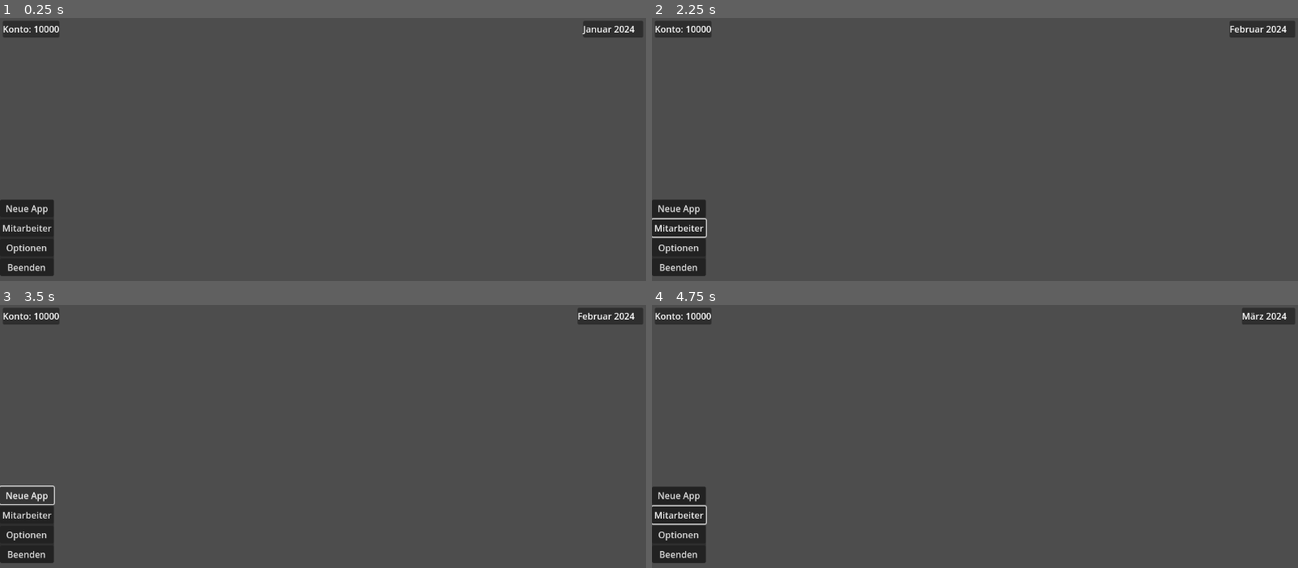
Above: before the commit, frames 1-4 (two rows, left to right).
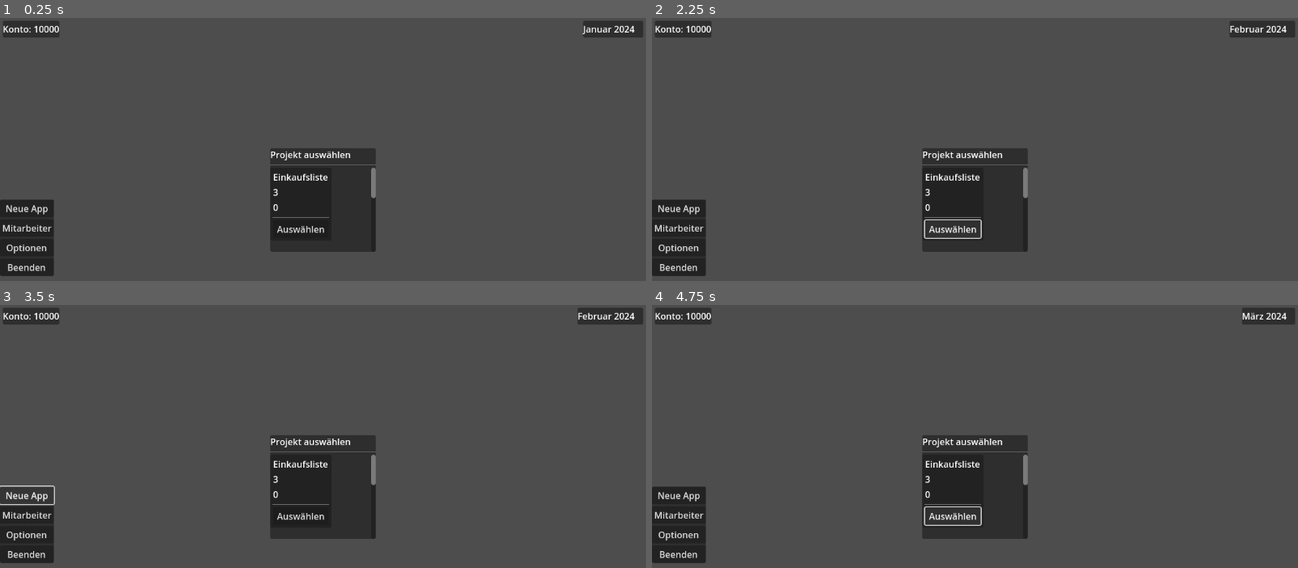
Above: after the commit, the same moments.

Repository: Randaleee/software-stories-prototyp
Game: Godot game, scene res://main.tscn
Two runs of this game, one before a commit and one after it. Both use one fixed random seed, a clock stepped at 60 frames per second and the inputs below.
Inputs (mouse positions are in pixels of both pictures, inside the frame that each line leads up to):
- Up to frame 1 (0.25 s): no input
- Up to frame 2 (2.25 s): click "Neue App" at 0.5 s; click "Mitarbeiter" at 1.25 s; click (955, 228) at 2 s, where only the run after the commit has a clickable "Auswählen"
- Up to frame 3 (3.5 s): click "Neue App" at 2.75 s
- Up to frame 4 (4.75 s): click "Mitarbeiter" at 3.5 s; click (955, 515) at 4.25 s, where only the run after the commit has a clickable "Auswählen"

The runs differ from the first frame. In frame 1, 6.2% of the frame differs, in the area x 41-59%, y 49-89%; in frame 2, 6.3%, in the area x 0-59%, y 49-89%; in frame 3, 6.2%; in frame 4, 6.3%.

Commit message:
Debug UI

Diff:
--- a/Autoloads/UIManager.gd
+++ b/Autoloads/UIManager.gd
@@ -2,15 +2,27 @@
 
 var current_menu: Control = null # Wird genutzt um immer nur ein offenes Menü zu haben
 @onready var hud: Control = %HUD
+@onready var ingame_menü: Control = %"Ingame Menü"
 @onready var app_auswahlmenü: Control = %"App Auswahlmenü"
 
 
 
 # Called when the node enters the scene tree for the first time.
 func _ready() -> void:
-	pass # Replace with function body.
+	pass
 
+func show_menu(menu_name: String) -> void:
+	if current_menu:
+		current_menu.hide()
 
-# Called every frame. 'delta' is the elapsed time since the previous frame.
-func _process(delta: float) -> void:
-	pass
+	match menu_name:
+		"app_auswahlmenü":
+			current_menu = app_auswahlmenü
+
+	if current_menu:
+		current_menu.show()
+
+func close_all_menus():
+	if current_menu:
+		current_menu.hide()
+		current_menu = null
--- a/UI/UI Ingame Menü/ingame_menü.gd
+++ b/UI/UI Ingame Menü/ingame_menü.gd
@@ -2,4 +2,5 @@
 
 
 func _on_neue_app_pressed() -> void:
-	GameManager.button_neue_app_pressed.emit()
+	UIManager.show_menu("app_auswahlmenü")
+	print("Neue App Button gedrückt")
--- a/UI/UI Ingame Menü/ingame_menü.tscn
+++ b/UI/UI Ingame Menü/ingame_menü.tscn
@@ -37,3 +37,5 @@
 [node name="Beenden" type="Button" parent="MarginContainer/VBoxContainer"]
 layout_mode = 2
 text = "Beenden"
+
+[connection signal="pressed" from="MarginContainer/VBoxContainer/Neue App" to="." method="_on_neue_app_pressed"]
--- a/UI/UI_App_auswahlmenü/ui_app_auswahlmenü.gd
+++ b/UI/UI_App_auswahlmenü/ui_app_auswahlmenü.gd
@@ -7,10 +7,6 @@
 	zeige_apps_zur_auswahl()
 
 
-# Called every frame. 'delta' is the elapsed time since the previous frame.
-func _process(delta: float) -> void:
-	pass
-
 func zeige_apps_zur_auswahl():
 	var app_ui_scene = preload("res://UI/app_ui/app_ui.tscn")
 
--- a/main.tscn
+++ b/main.tscn
@@ -22,4 +22,3 @@
 
 [node name="App Auswahlmenü" parent="CanvasLayer" instance=ExtResource("4_hcqdn")]
 unique_name_in_owner = true
-visible = false
--- a/project.godot
+++ b/project.godot
@@ -19,7 +19,7 @@
 [autoload]
 
 GameManager="*res://Autoloads/GameManager.gd"
-UiManager="*res://Autoloads/UIManager.gd"
+UIManager="*res://Autoloads/UIManager.gd"
 
 [rendering]
 
Not shown, removed: todo.md
